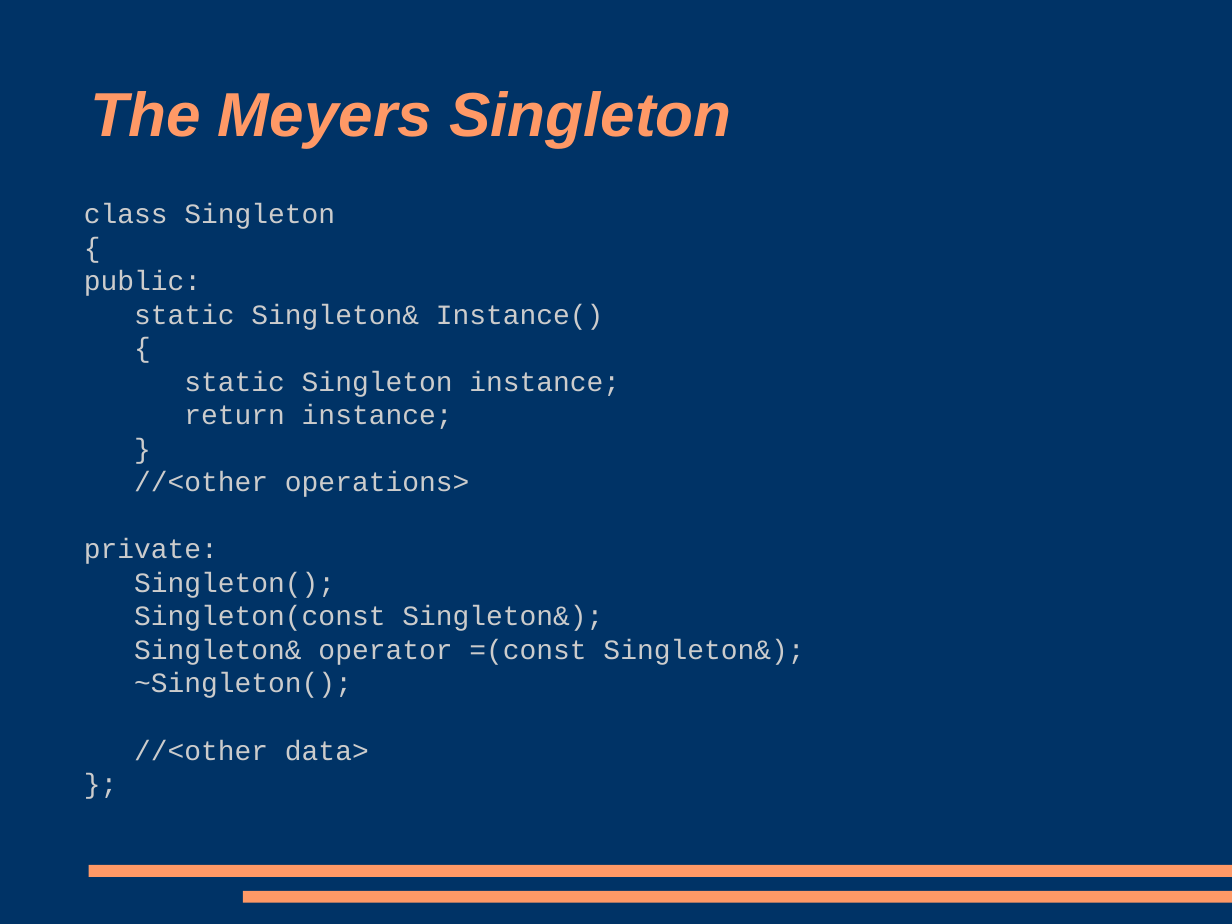
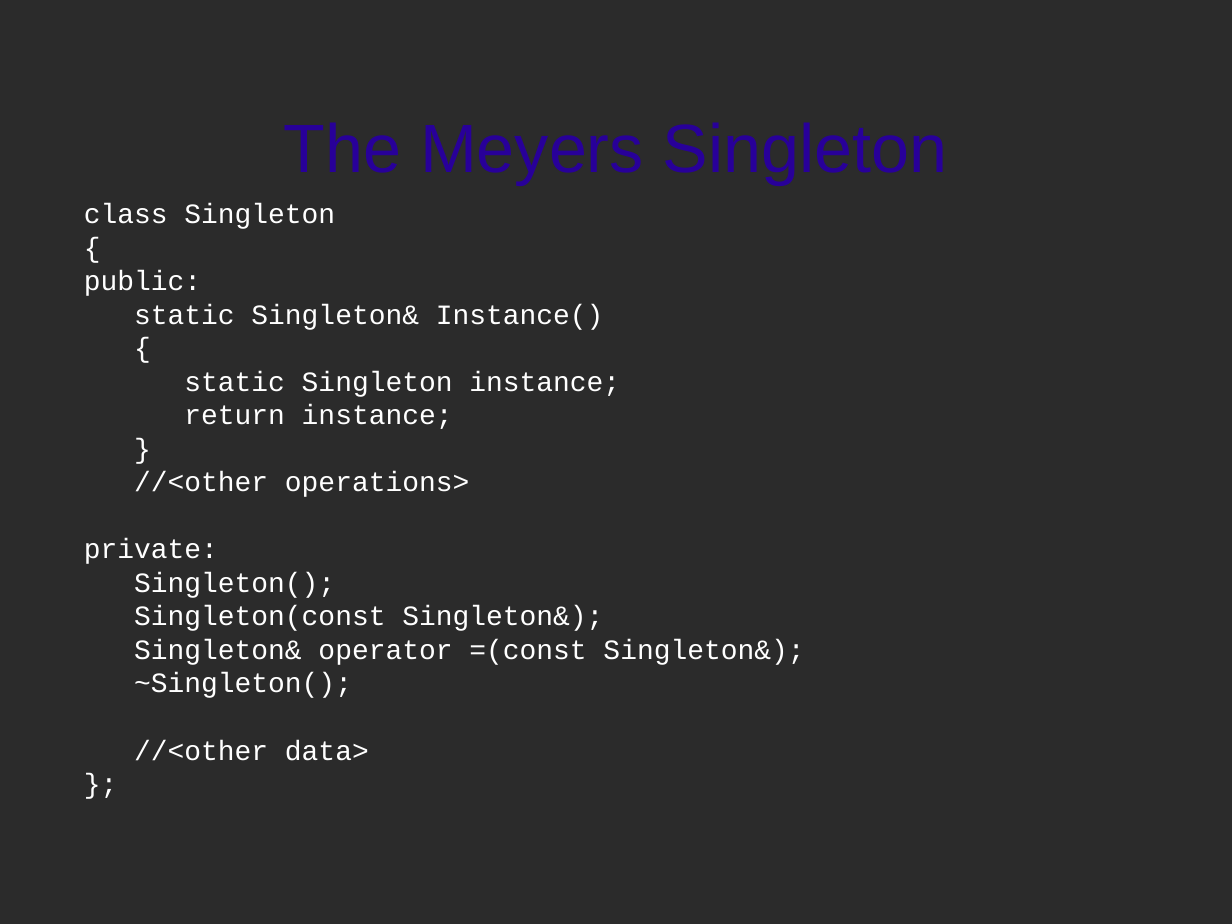
Before and after one commit to gregsymons/singletons-are-evil, a slide deck: slide 5 of presentation.odp. Drawn at 1232x924 pixels with LibreOffice and Linux fonts; fonts in the diff are those of the drawing; background and template pictures are left out; a plain dark background stands for a picture behind light text. Boxes give left, top, right and bottom in pixels: in the first picture for what was removed or moved away, otherwise in the second. Text is boxed around its words. In the diff, an @@ line names an element or a change of style, - is before the commit and + after.

```diff
--- a/presentation.odp
+++ b/presentation.odp
@@ background #003366 to picture (left out) @@
@@ title "The Meyers Singleton": place and size @@
-title "The Meyers Singleton" at [91,91,731,147]
+title "The Meyers Singleton" at [284,122,948,184]
@@ title "The Meyers Singleton" at [284,122,948,184]: size 40 to 44 pt, text colour #FF9966 to #280099, bold off, italic off; alignment left to centre @@
@@ subtitle "class Singleton" at [84,203,804,761]: text colour #CCCCCC to #FFFFFF @@
@@ rectangle removed at [88,865,1232,878] @@
@@ rectangle removed at [243,891,1232,903] @@
```
Also in this commit, not shown: 11 other slides changed, 2 slides added, 1 other file.
